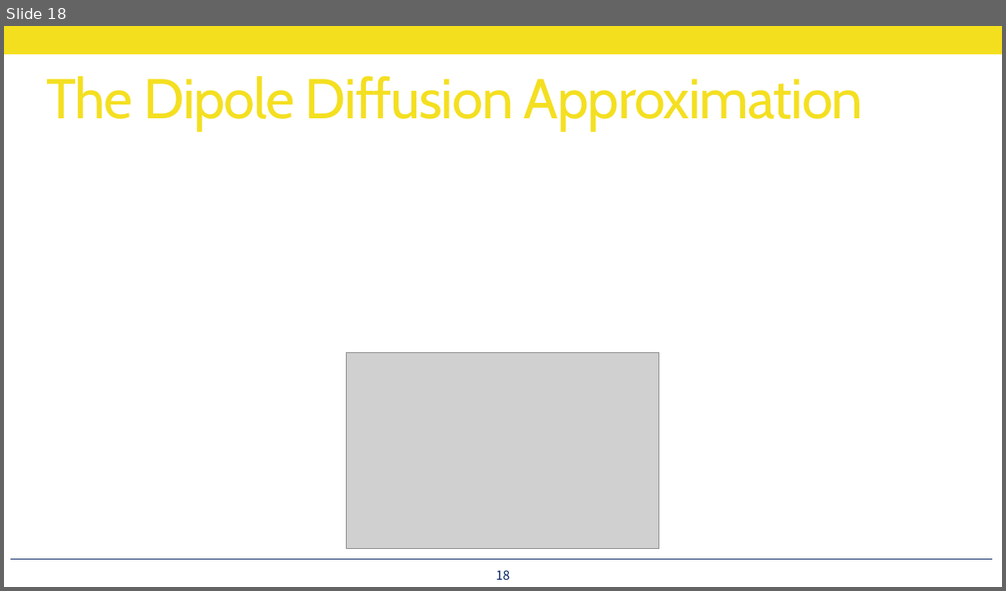
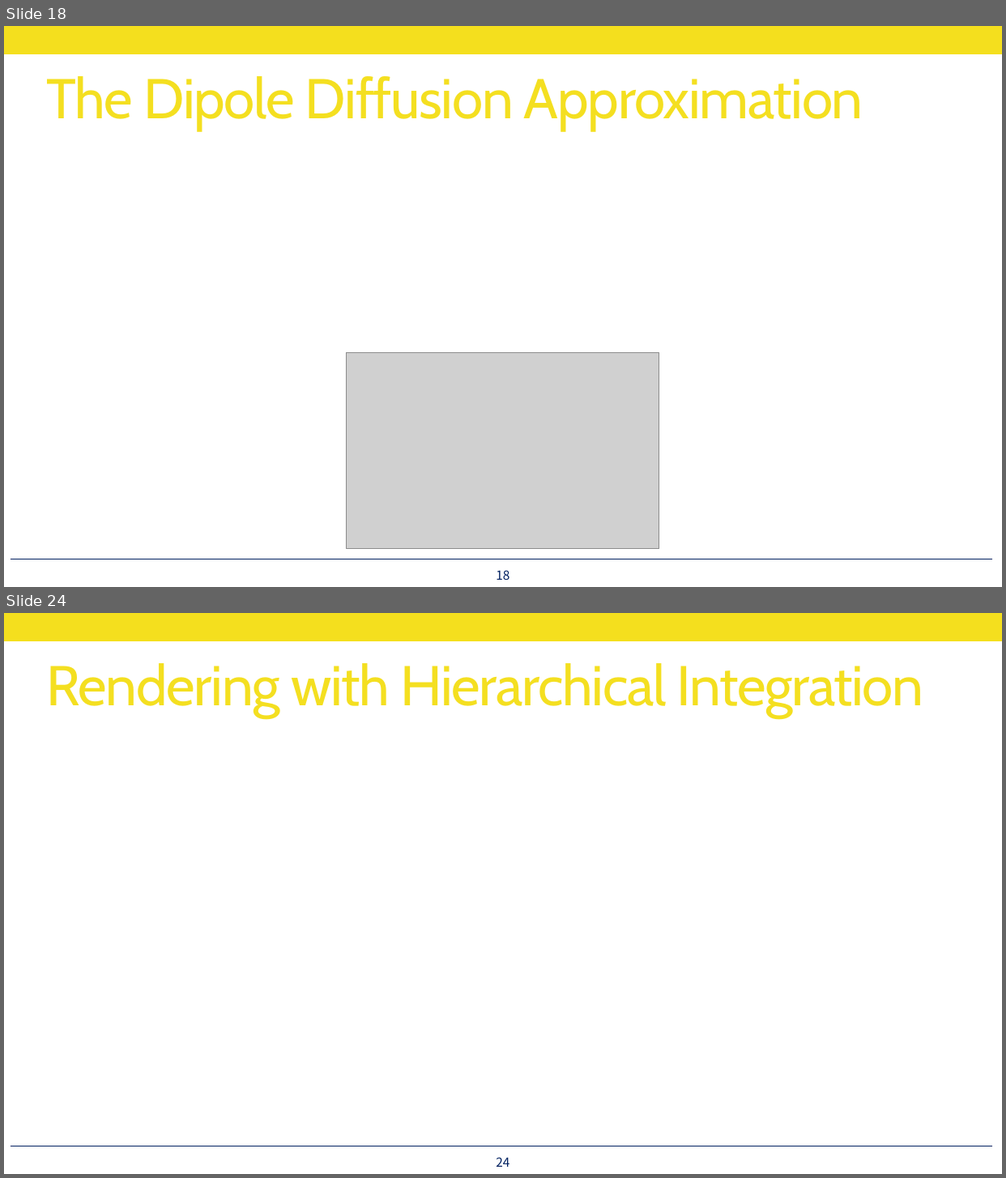
Before and after one commit to utilForever/PBRStudy, a slide deck: Physically Based Rendering - Chapter 16, Part 3.pptx. Shown one above the other, each under a label of ours: slide 18 before the commit, slides 18 and 24 after it; the slides between them are not shown. The pictures are 1006x591 and 1006x1178 pixels, drawn with LibreOffice and Linux fonts; fonts in the diff are those of the drawing; grey boxes stand for pictures. Boxes give left, top, right and bottom in pixels: in the first picture for what was removed or moved away, otherwise in the second. Text is boxed around its words. In the diff, an @@ line names an element or a change of style, - is before the commit and + after.

```diff
--- a/Physically Based Rendering - Chapter 16, Part 3.pptx
+++ b/Physically Based Rendering - Chapter 16, Part 3.pptx
@@ slide 24 added at bbox=[4, 613, 1002, 1174], background #FFFFFF; not listed: 2 template elements that a slide beside it also shows @@
@@ title added at bbox=[46, 663, 924, 718], 54 pt, text #F4DF1E @@
+Rendering with Hierarchical Integration
@@ page number added at bbox=[496, 1157, 509, 1167], 12 pt, text #002060 @@
+24
```
Also in this commit, not shown: 2 slides changed, 19 other slides added.
